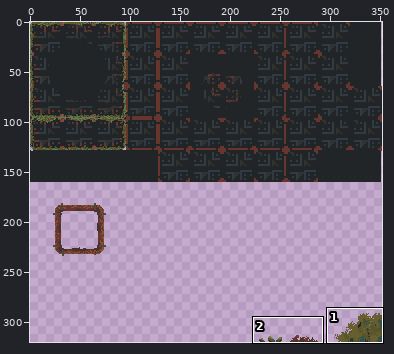
A sprite sheet gets an edit: level/level_tiles_spritesheet.png. Above, an overview of the earlier version with the close-up marked.
Close-up. Old version:
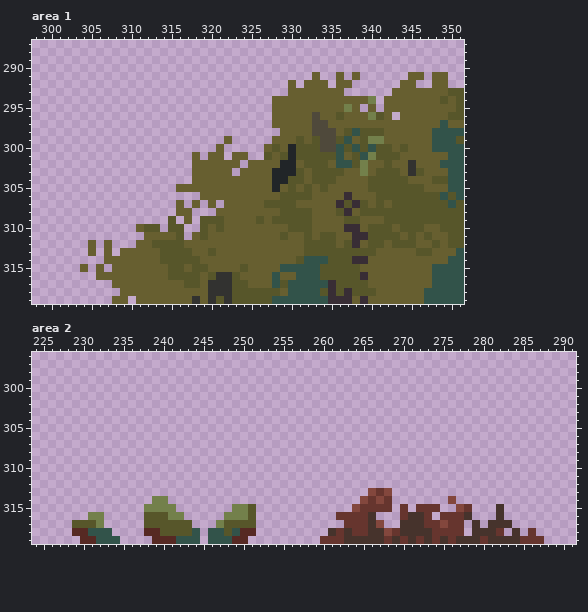
The file is 352x320 pixels. Shown: area 1: x 298..351, y 287..319; area 2: x 224..291, y 296..319. The commit also changed other parts of the picture, which this record leaves out.
Now the later version:
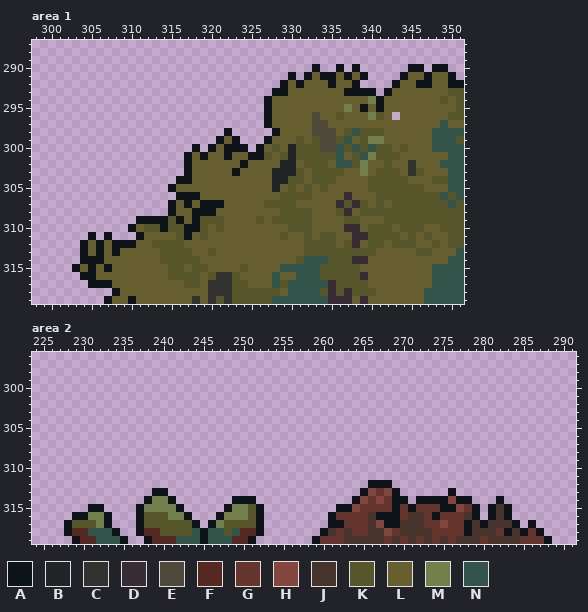
Palette (. is transparent): A #0c1419  B #212528  C #323230  D #382d35  E #4f493b  F #562923  G #66352e  H #83473d  J #46332c  K #57562a  L #675f30  M #73804b  N #32534a
From old to new:
Area 1:
Colour A now appears in row 290 at x 333, 336, 338, 345 to 346 and 348 to 349; in row 291 at x 330, 332, 334 to 335, 337, 339, 344, 347 and 350; in row 292 at x 329, 331, 335, 338, 343, 346 to 347 and 350 to 351; in row 293 at x 328 to 329, 337 to 340 and 342; in row 294 at x 327 and 341; in row 295 at x 327, 339 and 341.
Colour A now appears in rows 296 to 297 at x 327; in row 298 at x 322 and 328; in row 299 at x 321, 323 and 327; in row 300 at x 318, 320, 322 to 324 and 326; in row 301 at x 317, 319, 322 and 325 to 326; in row 302 at x 317 and 324.
Colour A now appears in row 303 at x 317 and 323; in row 304 at x 316 to 317; in row 305 at x 315; in row 306 at x 316 to 318; in row 307 at x 315, 317, 319 and 321; in row 308 at x 315 and 318 to 320.
Colour A now appears in row 309 at x 311 to 314, 316 and 318; in row 310 at x 310, 314 and 317 to 318; in row 311 at x 305, 307, 311 and 317; in row 312 at x 304, 306 and 308 to 310; in row 313 at x 304, 306 and 308; in row 314 at x 304 to 306.
Colour A now appears in row 315 at x 303, 305 and 307; in row 316 at x 304 to 305; in row 317 at x 305 to 307; in row 318 at x 308; in row 319 at x 307 and 310.
The author changed colour L to colour A in row 307 at x 320.
Area 2:
Colour A now appears in row 312 at x 266 to 268; in row 313 at x 239 to 240, 265, 269 and 276; in row 314 at x 238, 241, 249 to 251, 264, 269 to 270, 272 to 275, 277 to 278 and 282; in row 315 at x 231 to 232, 237, 242, 248, 252, 262 to 263, 269, 271, 275 to 276, 279, 281 and 283; in row 316 at x 229 to 230, 233, 237, 243, 247, 252, 261, 267 to 269, 274, 279, 281 and 283; in row 317 at x 228, 233, 237, 244, 246, 252, 261 to 262, 268 to 269, 278, 280, 284 and 286.
Colour A now appears in row 318 at x 228, 234, 237, 245, 252, 260, 278, 283, 285 and 287; in row 319 at x 229, 235, 238, 245, 251, 259 and 288.
Boxes around the changes in both close-ups, in picture pixels (x1, y1, x2, y2):
changed: (72, 64, 464, 304)
added: (312, 480, 552, 544)
added: (64, 488, 264, 544)
